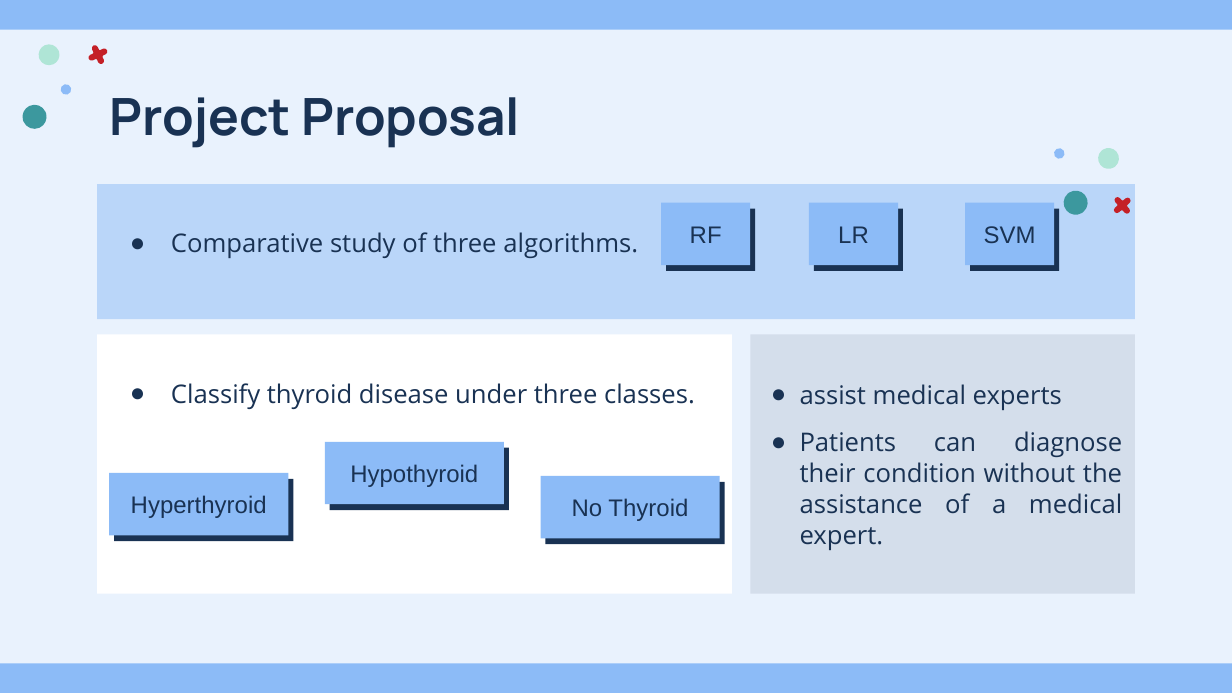
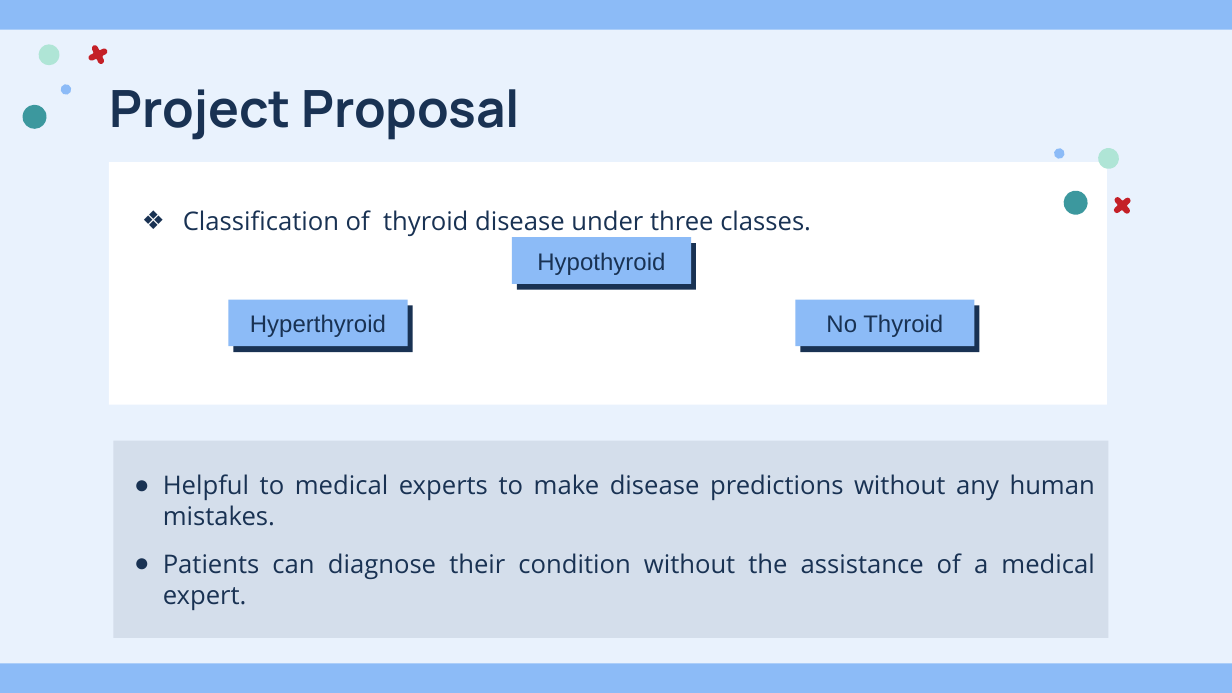
Before and after one commit to nikhi-la/Thyroid---Project, a slide deck: slide 19 of Documents/Thyroid_PPT.pptx (slide 18 before the commit). Drawn at 1232x693 pixels with LibreOffice and Linux fonts; fonts in the diff are those of the drawing. Boxes give left, top, right and bottom in pixels: in the first picture for what was removed or moved away, otherwise in the second. Text is boxed around its words. In the diff, an @@ line names an element or a change of style, - is before the commit and + after.

```diff
--- a/Documents/Thyroid_PPT.pptx
+++ b/Documents/Thyroid_PPT.pptx
@@ title "Project Proposal": place and size @@
-title "Project Proposal" at [109,97,520,148]
+title "Project Proposal" at [109,89,520,140]
@@ subtitle "Classification of thyroid disease under ...": place and size @@
-subtitle "Classification of thyroid disease under ..." at [97,334,732,594]
+subtitle "Classification of thyroid disease under ..." at [108,163,1106,405]
@@ subtitle removed at [97,184,1136,319] @@
-● Comparative study of three algorithms.
@@ rectangle removed at [662,203,750,266] @@
-RF
@@ rectangle removed at [809,203,898,266] @@
-LR
@@ rectangle removed at [965,203,1053,266] @@
-SVM
@@ subtitle at [183,210,811,238]: text changed @@
-● Classify thyroid disease under three classes.
+❖ Classification of thyroid disease under three classes.
@@ rectangle "Hypothyroid": place and size @@
-rectangle "Hypothyroid" at [325,442,504,505]
+rectangle "Hypothyroid" at [513,238,691,285]
@@ rectangle "Hyperthyroid": place and size @@
-rectangle "Hyperthyroid" at [110,473,288,536]
+rectangle "Hyperthyroid" at [228,299,407,346]
@@ rectangle "No Thyroid": place and size @@
-rectangle "No Thyroid" at [541,476,719,538]
+rectangle "No Thyroid" at [796,299,975,346]
@@ subtitle removed at [750,334,1135,594] @@
-● assist medical experts
-● Patients can diagnose their condition without the assistance of a medical expert.
@@ rectangle added at [113,441,1109,638], fill #D4DEEB, 15 pt, text #193253 @@
+● Helpful to medical experts to make disease predictions without any human mistakes.
+● Patients can diagnose their condition without the assistance of a medical expert.
```
Also in this commit, not shown: 3 other slides changed, 5 slides added, 1 other file.
